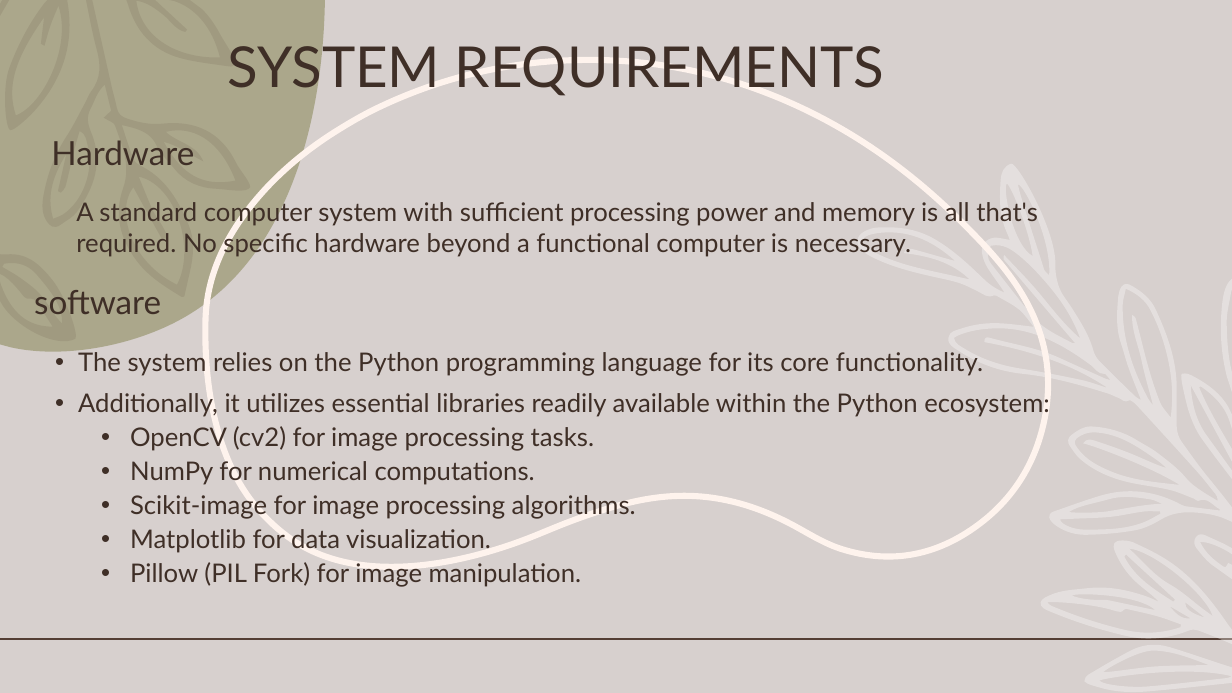
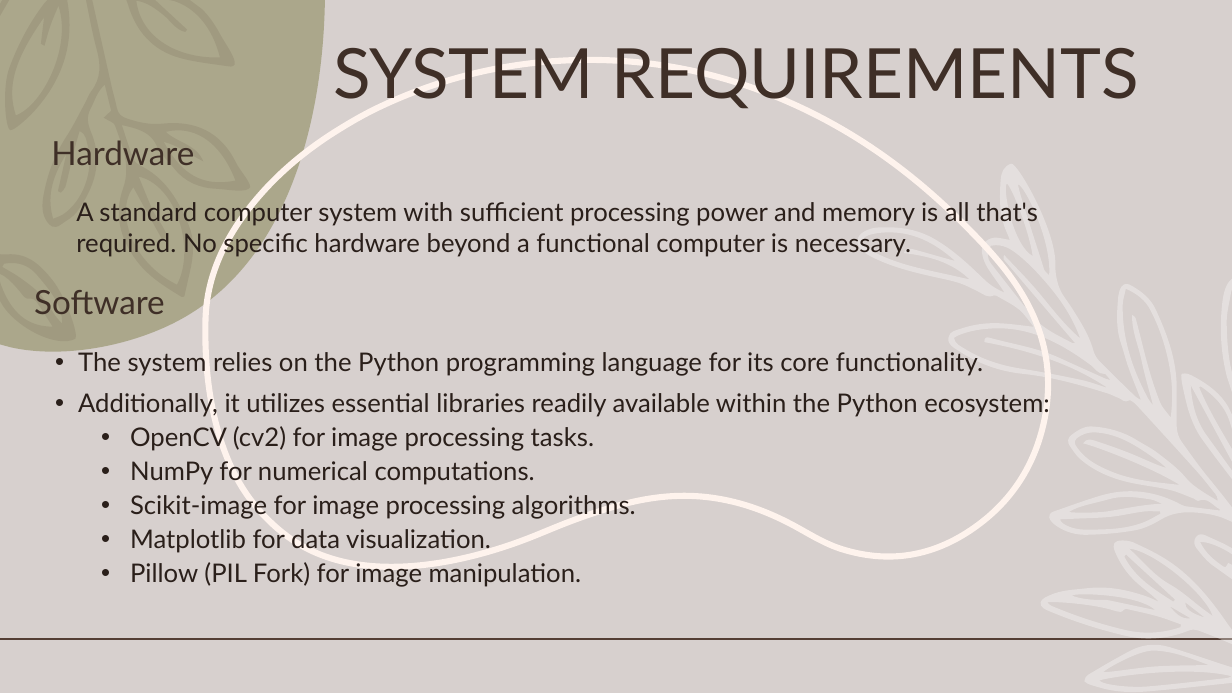
Before and after one commit to Chakrapani2122/Major-Project, a slide deck: slide 7 of Major Project.pptx. Drawn at 1232x693 pixels with LibreOffice and Linux fonts; fonts in the diff are those of the drawing; background and template pictures are left out. Boxes give left, top, right and bottom in pixels: in the first picture for what was removed or moved away, otherwise in the second. Text is boxed around its words. In the diff, an @@ line names an element or a change of style, - is before the commit and + after.

```diff
--- a/Major Project.pptx
+++ b/Major Project.pptx
@@ title "SYSTEM REQUIREMENTS" moved from (x1=228, y1=37, x2=884, y2=97) to (x1=333, y1=48, x2=1139, y2=109) @@
@@ title "SYSTEM REQUIREMENTS" at (x1=333, y1=48, x2=1139, y2=109): size 44 to 54 pt @@
@@ text "A standard computer system with ..." at (x1=76, y1=199, x2=1038, y2=257): text colour #3F2F27 to #2A1F1A @@
@@ text at (x1=34, y1=290, x2=165, y2=314): text changed @@
-software
+Software
@@ text "The system relies on the ..." at (x1=78, y1=349, x2=1049, y2=587): text colour #3F2F27 to #2A1F1A @@
```
Also in this commit, not shown: 6 other slides changed, 1 other file.
